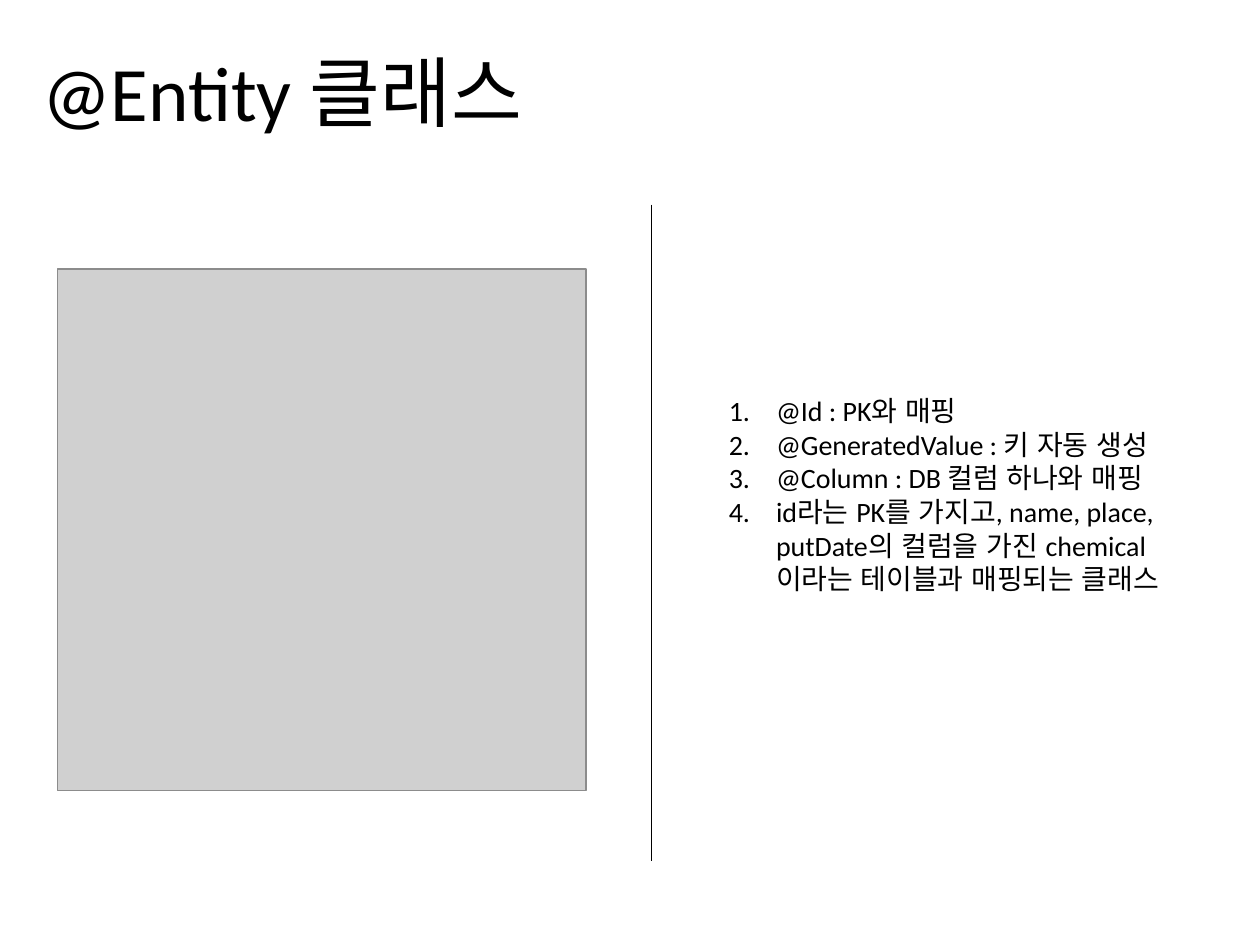
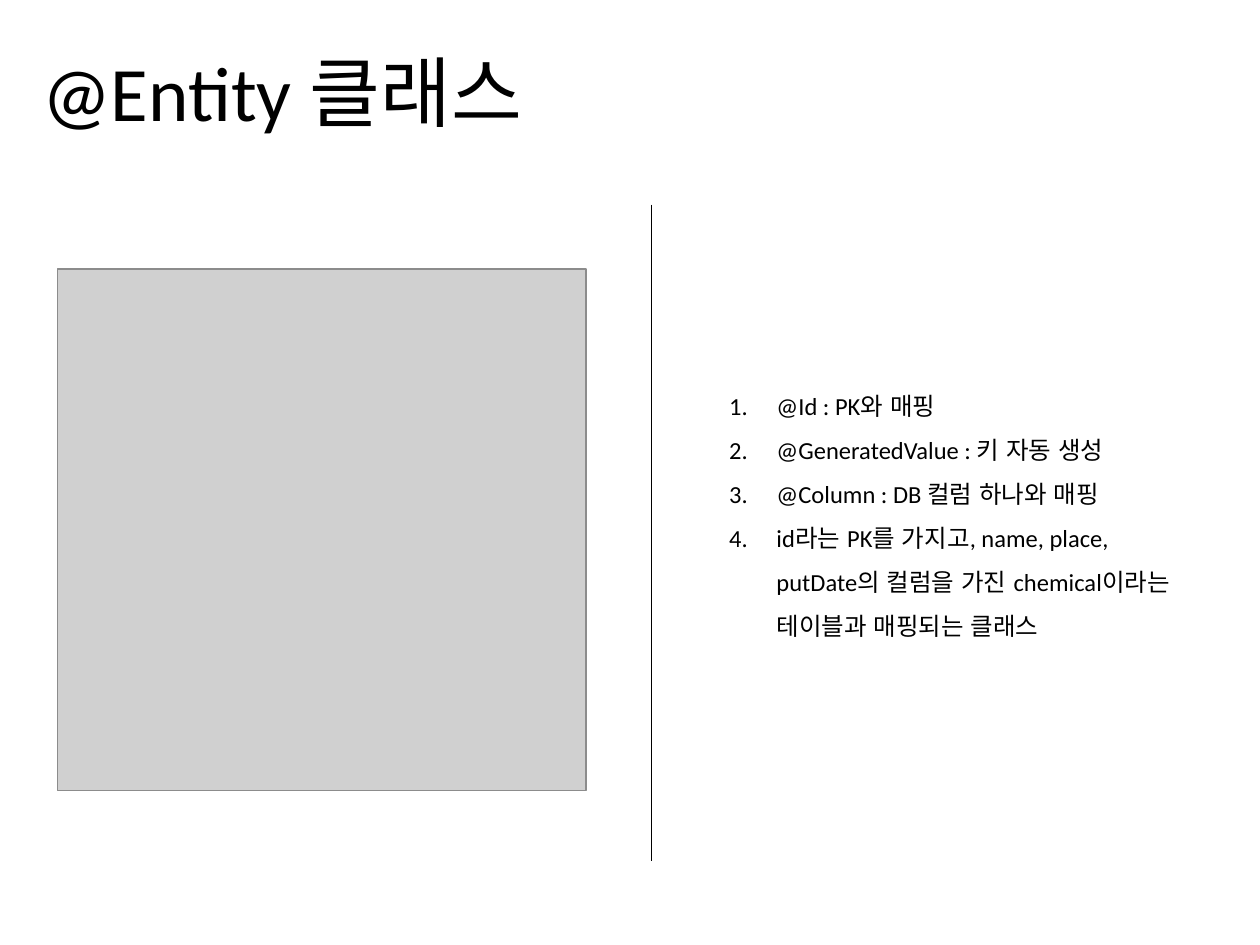
Before and after one commit to jisukim97/ChemicalManagementApplication, a slide deck: slide 5 of Document/2_Software Architect Documentation/Software Architecture Documentation 1.0.pptx. Drawn at 1260x945 pixels with LibreOffice and Linux fonts; fonts in the diff are those of the drawing; grey boxes stand for pictures. Boxes give left, top, right and bottom in pixels: in the first picture for what was removed or moved away, otherwise in the second. Text is boxed around its words. In the diff, an @@ line names an element or a change of style, - is before the commit and + after.

```diff
--- a/Document/2_Software Architect Documentation/Software Architecture Documentation 1.0.pptx
+++ b/Document/2_Software Architect Documentation/Software Architecture Documentation 1.0.pptx
@@ text "@Id : PK와 매핑" at (776, 394, 1170, 637): size 16 to 14 pt; line spacing 1 to 1.5 @@
```
Also in this commit, not shown: 7 other slides changed, 2 slides added, 1 other file.
